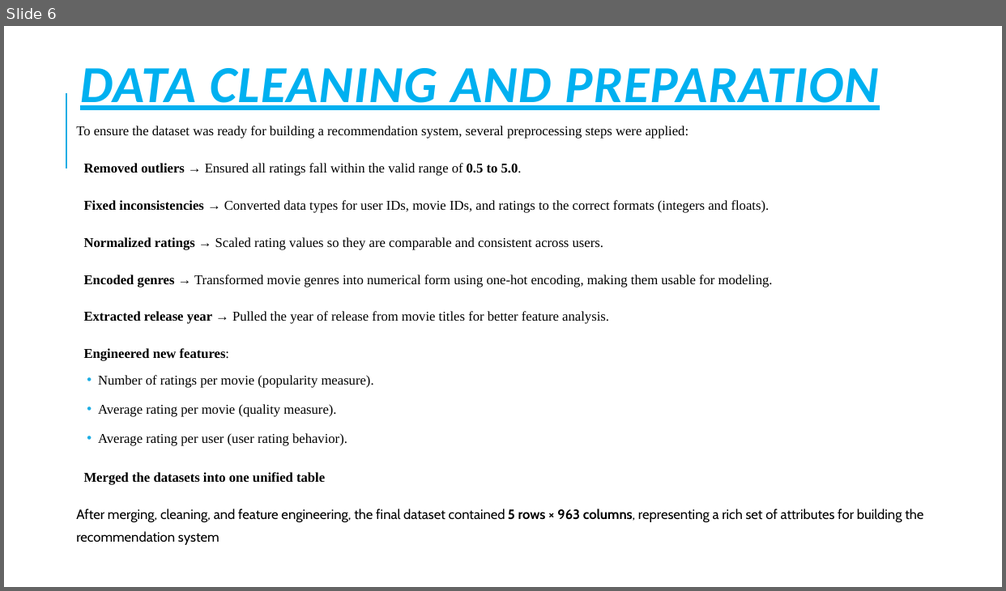
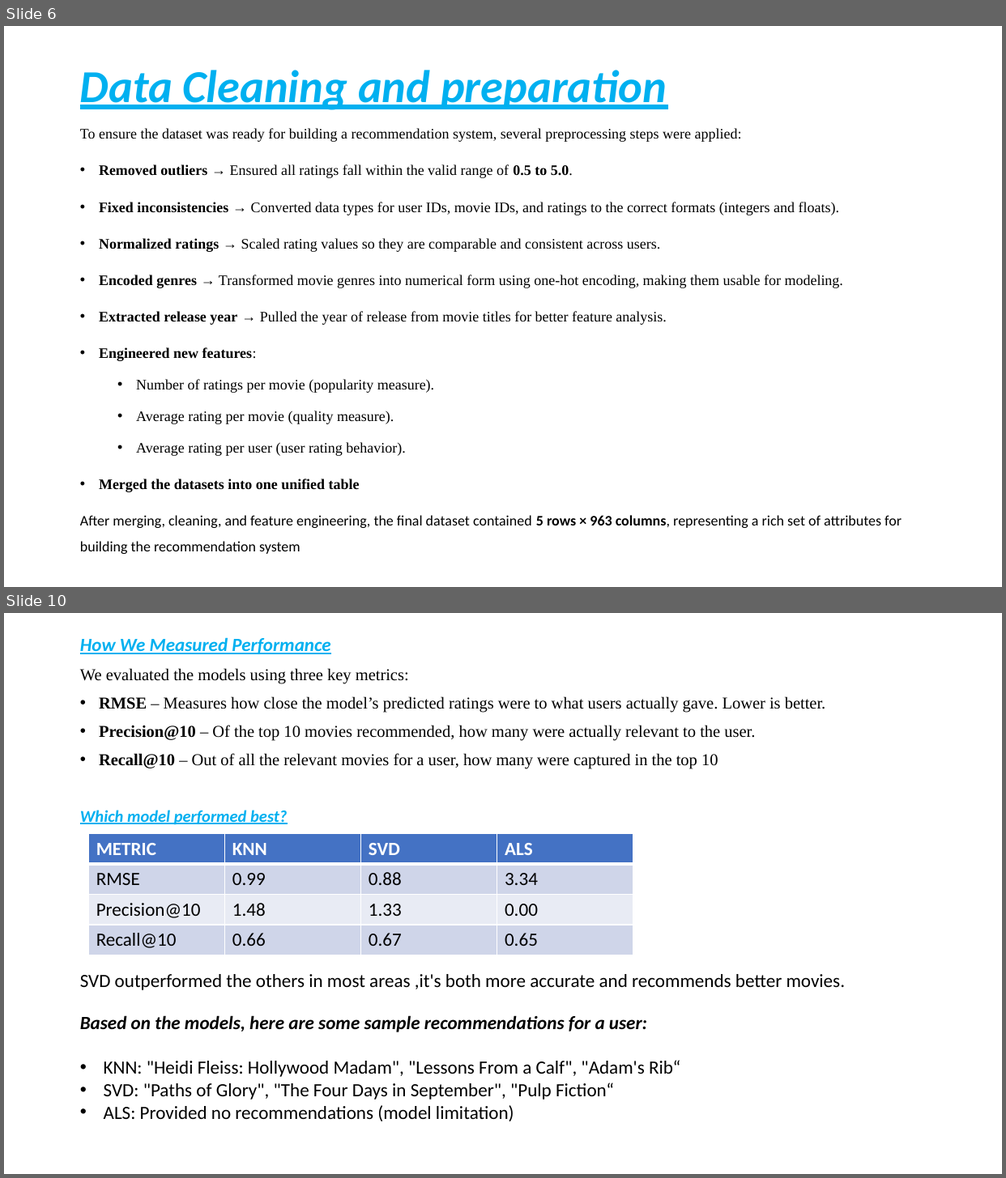
Before and after one commit to H-Rumenya/Group_2_P4_Project, a slide deck: Non-Technical Presentation.pptx. Shown one above the other, each under a label of ours: slide 6 before the commit, slides 6 and 10 after it; the slides between them are not shown. The pictures are 1006x591 and 1006x1178 pixels, drawn with LibreOffice and Linux fonts; fonts in the diff are those of the drawing. Boxes give left, top, right and bottom in pixels: in the first picture for what was removed or moved away, otherwise in the second. Text is boxed around its words. In the diff, an @@ line names an element or a change of style, - is before the commit and + after.

```diff
--- a/Non-Technical Presentation.pptx
+++ b/Non-Technical Presentation.pptx
@@ slide 10 added at [4, 613, 1002, 1174], background #FFFFFF @@
@@ text added at [80, 637, 826, 825], 16 pt, text #000000 @@
+How We Measured Performance
+We evaluated the models using three key metrics:
+• RMSE – Measures how close the model’s predicted ratings were to what users actually gave. Lower is better.
+• Precision@10 – Of the top 10 movies recommended, how many were actually relevant to the user.
+• Recall@10 – Out of all the relevant movies for a user, how many were captured in the top 10
+Which model performed best?
@@ table added at [88, 834, 633, 954], 4 rows, 4 columns @@
+METRIC | KNN | SVD | ALS
+RMSE | 0.99 | 0.88 | 3.34
+Precision@10 | 1.48 | 1.33 | 0.00
+Recall@10 | 0.66 | 0.67 | 0.65
@@ text added at [80, 974, 846, 990], 18 pt, text #000000 @@
+SVD outperformed the others in most areas ,it's both more accurate and recommends better movies.
@@ text added at [80, 1016, 680, 1122], 18 pt, text #000000 @@
+Based on the models, here are some sample recommendations for a user:
+• KNN: "Heidi Fleiss: Hollywood Madam", "Lessons From a Calf", "Adam's Rib“
+• SVD: "Paths of Glory", "The Four Days in September", "Pulp Fiction“
+• ALS: Provided no recommendations (model limitation)
@@ slide 6 changed as well @@
@@ title at [80, 70, 667, 110]: text changed; size 50 to 44 pt @@
-DATA CLEANING AND PREPARATION
+Data Cleaning and preparation
@@ line removed from (66, 169) to (66, 93) @@
@@ text "To ensure the dataset was ..." at [80, 128, 901, 554]: size 12.9 to 14 pt; font Cabin to Calibri in "After merging, cleaning, and feature engineering, the ..."; line spacing 1.4 to 1.5; less space between paragraphs; bullet   to •; indent changed @@
```
Also in this commit, not shown: 6 other slides changed, 3 other slides added, 1 slide removed.
